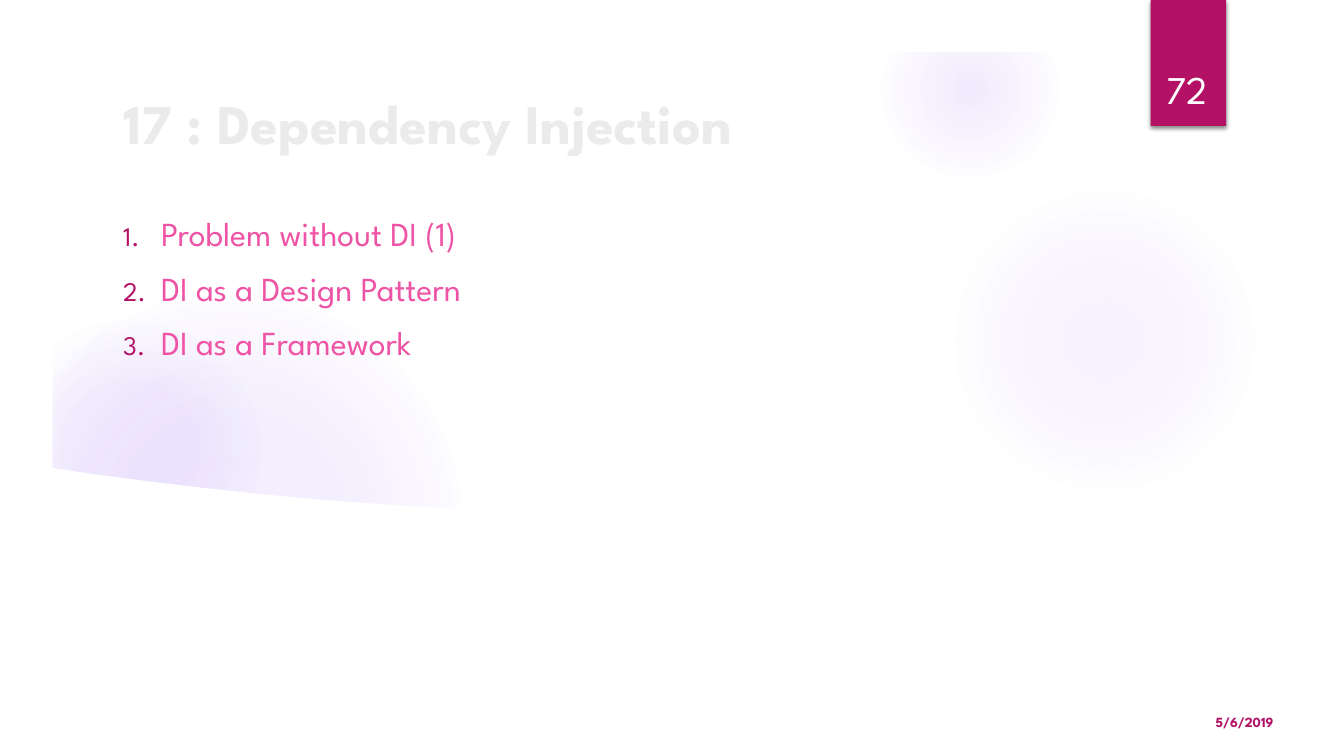
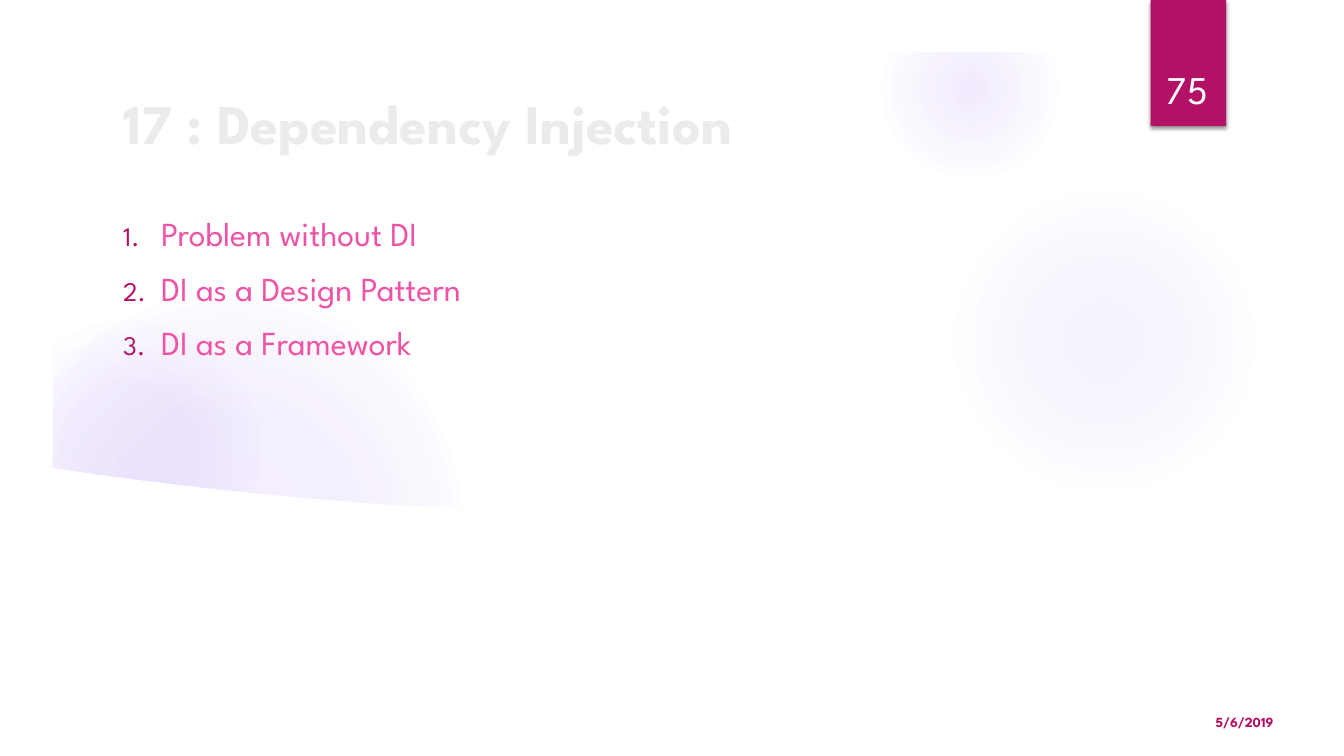
Before and after one commit to monicka2479/AngularSession, a slide deck: slide 75 of Angular Presentation.pptx (slide 72 before the commit). Drawn at 1344x756 pixels with LibreOffice and Linux fonts; fonts in the diff are those of the drawing; background and template pictures are left out. Boxes give left, top, right and bottom in pixels: in the first picture for what was removed or moved away, otherwise in the second. Text is boxed around its words. In the diff, an @@ line names an element or a change of style, - is before the commit and + after.

Commit message:
Added Dependency Injection

```diff
--- a/Angular Presentation.pptx
+++ b/Angular Presentation.pptx
@@ page number at [1167,78,1208,105]: text changed @@
-72
+75
@@ text at [161,223,417,247]: text changed @@
-1. Problem without DI (1)
+1. Problem without DI
```
Also in this commit, not shown: 1 other slide changed, 5 slides added.
